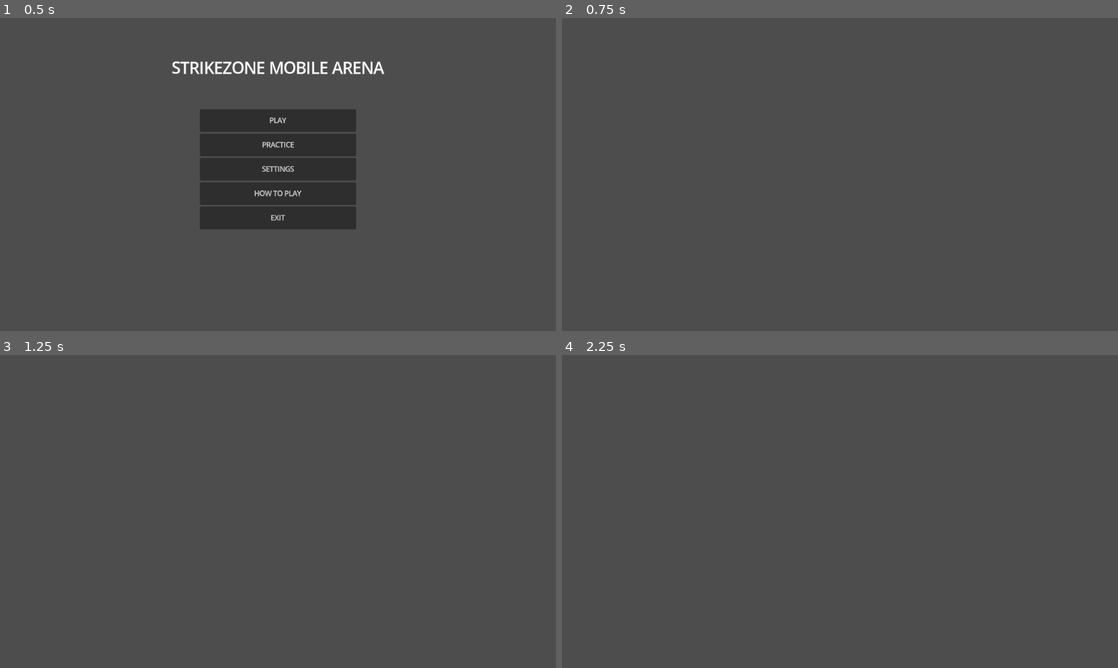
Above: before the commit, frames 1-4 (two rows, left to right).
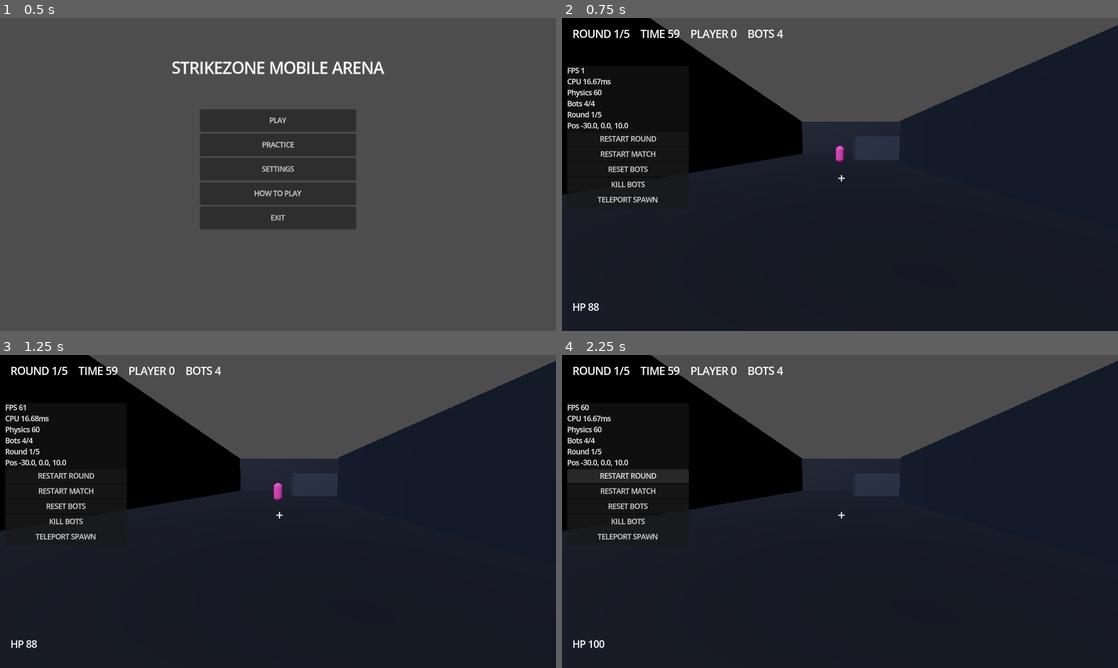
Above: after the commit, the same moments.

Repository: venom142/StrikeZone
Game: Godot game, scene res://Main.tscn
Two runs of this game, one before a commit and one after it. Both use one fixed random seed, a clock stepped at 60 frames per second and the inputs below.
Inputs (mouse positions are in pixels of both pictures, inside the frame that each line leads up to):
- Up to frame 1 (0.5 s): no input
- Up to frame 2 (0.75 s): click "PLAY" at 0.5 s
- Up to frame 3 (1.25 s): no input
- Up to frame 4 (2.25 s): click (628, 477) at 1.25 s, where only the run after the commit has a clickable "RESTART ROUND"; click (628, 477) at 2 s, where only the run after the commit has a clickable "RESTART ROUND"

Frame 1 is identical in both runs. In frame 2, 83% of the frame differs, in the area x 0-100%, y 0-100%; in frame 3, 83%; in frame 4, 83%.
Error before the commit: Parse Error: Cannot infer the type of "low" variable because the value doesn't have a set type. (res://scripts/systems/ArenaBuilder.gd:42)

Commit message:
Fix typed graphics flag in arena builder

Diff:
--- a/scripts/systems/ArenaBuilder.gd
+++ b/scripts/systems/ArenaBuilder.gd
@@ -39,7 +39,7 @@
     return body
 
 func build() -> void:
-    var low := SettingsManager.data.graphics == "LOW"
+    var low: bool = SettingsManager.data.graphics == "LOW"
     box(Vector3(0,-0.5,0), Vector3(80,1,80), Color("#11182a"))
     for x in [-40.0,40.0]: box(Vector3(x,4,0),Vector3(1,8,80),Color("#1d2941"))
     for z in [-40.0,40.0]: box(Vector3(0,4,z),Vector3(80,8,1),Color("#1d2941"))
